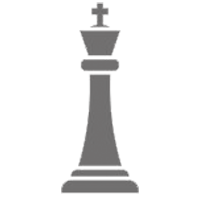
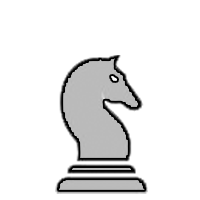
Layers edited between the first and the second (200, 200) image:
hid "Layer 6" over (61, 2, 139, 194)
showed "Layer 3", painted on it over (55, 55, 148, 194)
